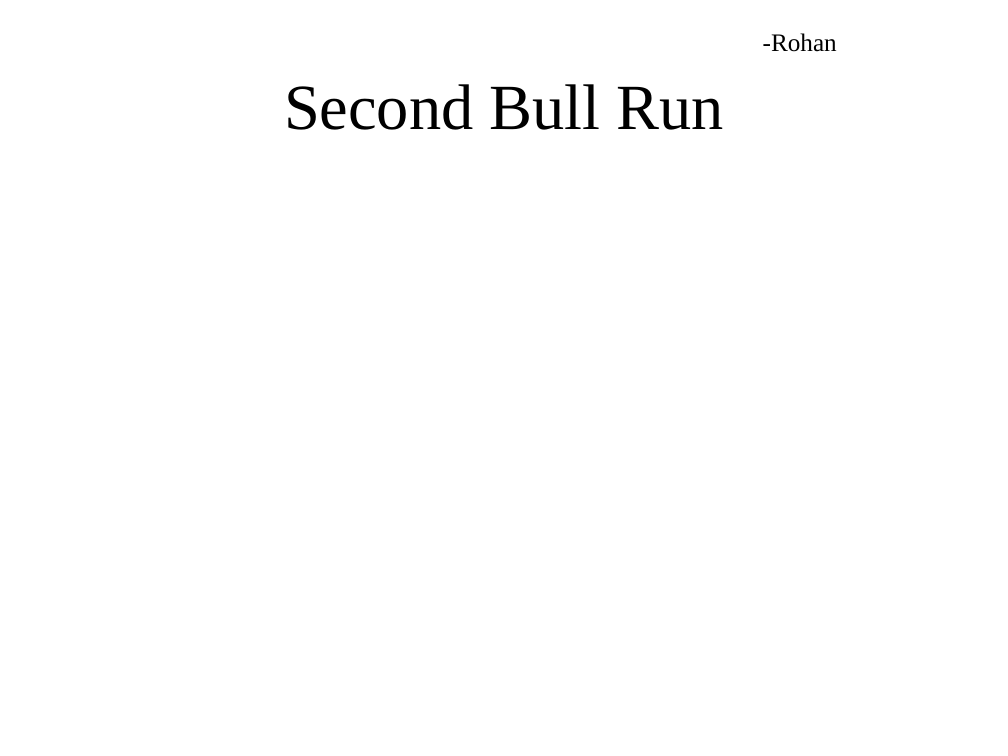
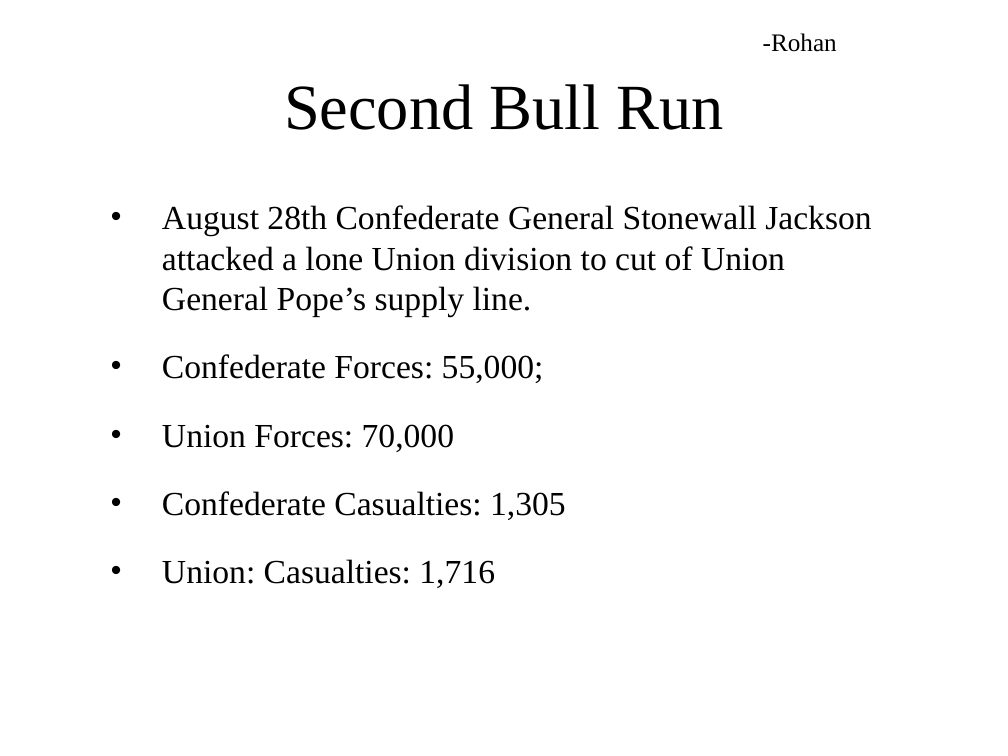
Before and after one commit to ngb3748/SS-Archive-proj, a slide deck: slide 14 of Archive project.pptx (slide 13 before the commit). Drawn at 1008x756 pixels with LibreOffice and Linux fonts; fonts in the diff are those of the drawing; background and template pictures are left out. Boxes give left, top, right and bottom in pixels: in the first picture for what was removed or moved away, otherwise in the second. Text is boxed around its words. In the diff, an @@ line names an element or a change of style, - is before the commit and + after.

```diff
--- a/Archive project.pptx
+++ b/Archive project.pptx
@@ text added at (162, 205, 871, 588), 24 pt, text #000000 @@
+• August 28th Confederate General Stonewall Jackson attacked a lone Union division to cut of Union General Pope’s supply line.
+• Confederate Forces: 55,000;
+• Union Forces: 70,000
+• Confederate Casualties: 1,305
+• Union: Casualties: 1,716
```
Also in this commit, not shown: 4 other slides changed, 1 slide added.
